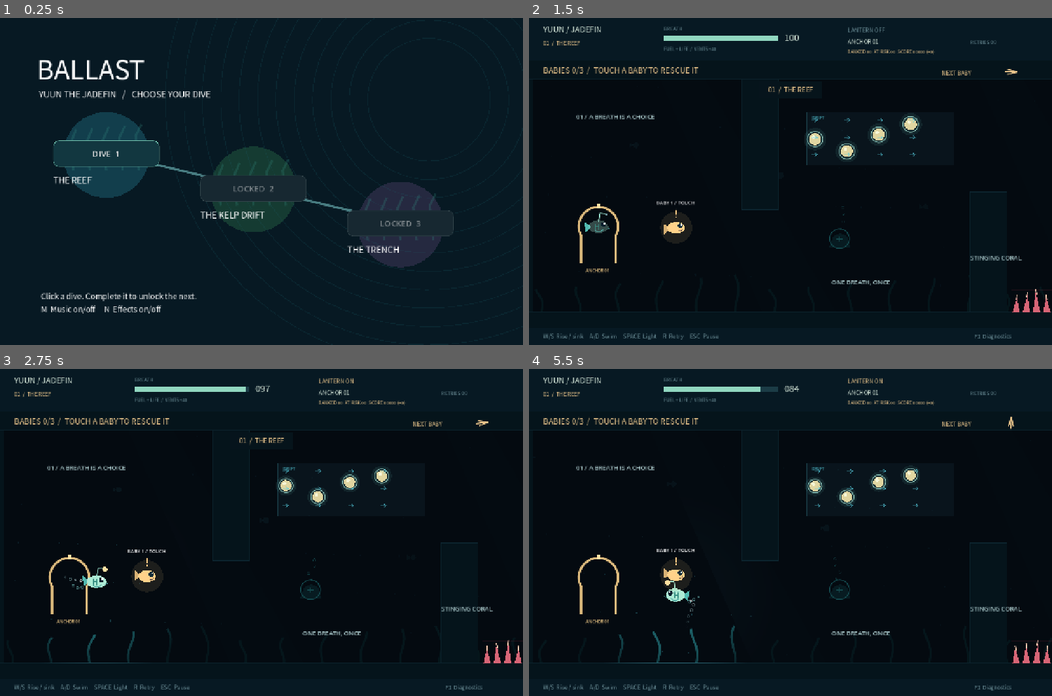
Above: before the commit, frames 1-4 (two rows, left to right).
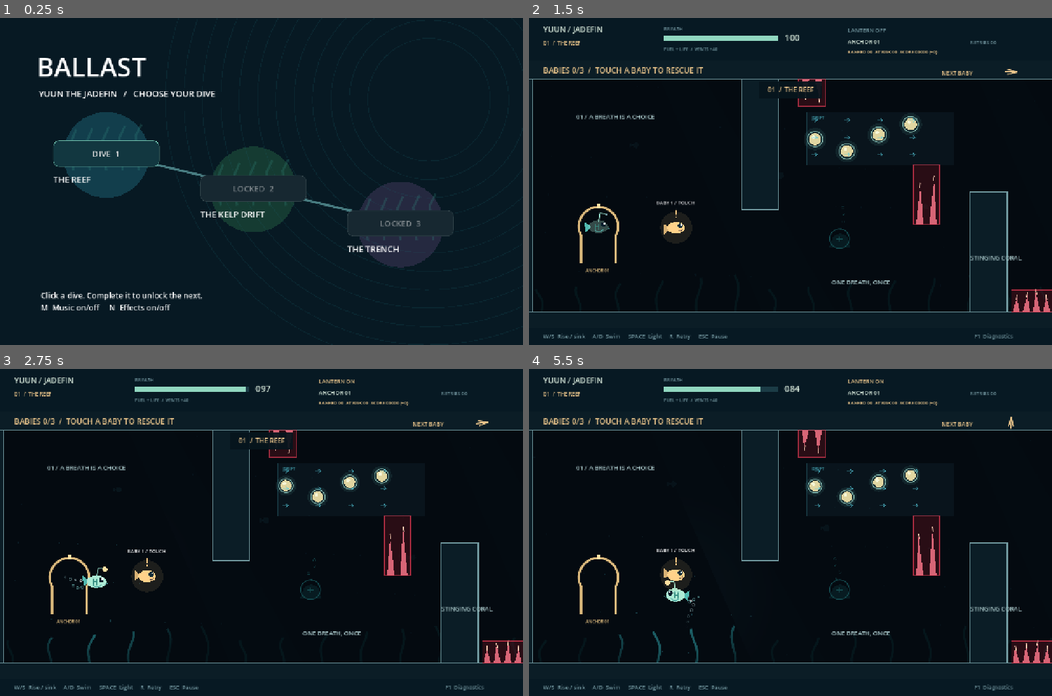
Above: after the commit, the same moments.

Repository: yhan3-ctrl/ballast
Game: Godot game, scene res://scenes/Main.tscn
Same seed, same stepped clock (60 frames per second), same inputs: the game is played once before the commit and once after it. Sound files missing from this copy of the repository are replaced by a short silence.
Inputs:
- Up to frame 1 (0.25 s): no input
- Up to frame 2 (1.5 s): click "DIVE 1" at 0.5 s; click "START CHALLENGE" at 1.25 s
- Up to frame 3 (2.75 s): tap Enter (start) at 2 s; hold D (right) from 2.03 s (still down); hold Space (lantern) from 2.03 s (still down)
- Up to frame 4 (5.5 s): release D (right) at 2.78 s; release Space (lantern) at 2.78 s; hold S (down) 2.78-3.53 s; tap one key every 0.75 s from 2.85 s: Enter (start) M N T; hold D (right) 3.53-4.28 s; hold W (up) 4.28-5.03 s; hold A (left) from 5.03 s (still down)

The runs differ from the first frame. In frame 1, 2.2% of the frame differs, in the area x 7-77%, y 12-91%; in frame 2, 3.8%; in frame 3, 3.8%; in frame 4, 3.9%, in the area x 0-100%, y 2-99%.

Commit message:
Improve coral weaving and danger and route readability

Diff:
--- a/project.godot
+++ b/project.godot
@@ -11,7 +11,7 @@
 [application]
 
 config/name="Ballast"
-config/version="0.8.1"
+config/version="0.8.2"
 run/main_scene="res://scenes/Main.tscn"
 config/features=PackedStringArray("4.7", "GL Compatibility")
 config/icon="res://assets/icon.svg"
--- a/scripts/chapter_menu.gd
+++ b/scripts/chapter_menu.gd
@@ -18,10 +18,6 @@
 	label.size = size
 	label.autowrap_mode = TextServer.AUTOWRAP_WORD_SMART
 	label.add_theme_font_size_override("font_size", font_size)
-	var ui_font := SystemFont.new()
-	ui_font.font_names = PackedStringArray(["Noto Sans CJK SC", "PingFang SC", "Microsoft YaHei", "Arial"])
-	ui_font.allow_system_fallback = true
-	label.add_theme_font_override("font", ui_font)
 	label.mouse_filter = Control.MOUSE_FILTER_IGNORE
 	add_child(label)
 
--- /dev/null
+++ b/scripts/danger_marker.gd
@@ -0,0 +1,9 @@
+extends Node2D
+func _ready() -> void:
+	var mat := CanvasItemMaterial.new()
+	mat.light_mode = CanvasItemMaterial.LIGHT_MODE_UNSHADED
+	material = mat
+func _draw() -> void:
+	draw_colored_polygon(PackedVector2Array([Vector2(0, -58), Vector2(-9, -44), Vector2(9, -44)]), Color("ff6b78"))
+	draw_line(Vector2(0, -54), Vector2(0, -50), Color("351b30"), 2)
+	draw_circle(Vector2(0, -47), 1, Color("351b30"))
--- a/scripts/glimmer.gd
+++ b/scripts/glimmer.gd
@@ -18,6 +18,10 @@
 var alert_left: float = 0.0
 
 func _ready() -> void:
+	var warning := Node2D.new()
+	warning.set_script(preload("res://scripts/danger_marker.gd"))
+	warning.visible = not harmless
+	add_child(warning)
 	collision_layer = 0
 	collision_mask = 1
 	var collider := CollisionShape2D.new()
@@ -87,7 +91,7 @@
 	queue_redraw()
 
 func _draw() -> void:
-	var c := Color("f3aa98") if state == State.ATTRACTED else (Color("91d7c0") if harmless else Color("b7a7ec"))
+	var c := Color("f3aa98") if state == State.ATTRACTED else (Color("91d7c0") if harmless else Color("d7658b"))
 	if alert_left > 0.0:
 		draw_arc(Vector2.ZERO, 33, 0, TAU, 32, Color("ffd191"), 3.0, true)
 	var pulse: float = 1.0 + sin(clock * 3.5) * 0.06
@@ -97,5 +101,13 @@
 		var x: float = -14 + i * 7
 		var line := PackedVector2Array([Vector2(x, 7), Vector2(x + sin(clock * 4 + i) * 5, 18), Vector2(x + sin(clock * 4 + i + 1) * 5, 30)])
 		draw_polyline(line, Color(c, 0.85), 2, true)
-	draw_circle(Vector2(-7, -3), 2.5, Color("283048"))
-	draw_circle(Vector2(7, -3), 2.5, Color("283048"))
+	if harmless:
+		draw_circle(Vector2(-7, -3), 2.5, Color("283048"))
+		draw_circle(Vector2(7, -3), 2.5, Color("283048"))
+	else:
+		for side in [-1.0, 1.0]:
+			draw_colored_polygon(PackedVector2Array([Vector2(side * 10, -16), Vector2(side * 23, -30), Vector2(side * 20, -3)]), Color("e7879d"))
+			draw_line(Vector2(side * 4, -1), Vector2(side * 13, -7), Color("fff0b8"), 4, true)
+			draw_colored_polygon(PackedVector2Array([Vector2(side * 3, 8), Vector2(side * 6, 16), Vector2(side * 9, 8)]), Color("fff0b8"))
+		draw_arc(Vector2.ZERO, 35, 0, TAU, 40, Color(1, 0.3, 0.4, 0.35), 2, true)
+		draw_string(ThemeDB.fallback_font, Vector2(-41, -39), "DANGER", HORIZONTAL_ALIGNMENT_LEFT, -1, 12, Color("ff9b96"))
--- a/scripts/hazard.gd
+++ b/scripts/hazard.gd
@@ -35,6 +35,9 @@
 	queue_redraw()
 
 func _draw() -> void:
+	if bounds.position.y <= 150.0:
+		draw_set_transform(Vector2(0, bounds.size.y), 0.0, Vector2(1, -1))
+	draw_rect(Rect2(Vector2.ZERO, bounds.size), Color(0.5, 0.08, 0.13, 0.3))
 	var count := maxi(1, int(bounds.size.x / 22.0))
 	for i in range(count):
 		var x := (i + 0.5) * bounds.size.x / count
@@ -47,4 +50,4 @@
 		])
 		draw_colored_polygon(points, Color("d76576"))
 		draw_line(Vector2(x, bounds.size.y - height + 5), Vector2(x + sway, bounds.size.y - height - 7), Color("ffd0b6"), 2.0, true)
-	draw_rect(Rect2(Vector2.ZERO, bounds.size), Color(0.94, 0.24, 0.34, 0.08), false, 2.0)
+	draw_rect(Rect2(Vector2.ZERO, bounds.size), Color(0.94, 0.24, 0.34, 0.65), false, 2.0)
--- a/scripts/hud.gd
+++ b/scripts/hud.gd
@@ -6,10 +6,7 @@
 var font: Font
 
 func _ready() -> void:
-	var readable := SystemFont.new()
-	readable.font_names = PackedStringArray(["Noto Sans CJK SC", "PingFang SC", "Microsoft YaHei", "Arial"])
-	readable.allow_system_fallback = true
-	font = readable
+	font = ThemeDB.fallback_font
 
 func text(at: Vector2, value: String, size: int = 18, color: Color = INK) -> void:
 	draw_string(font, at, value, HORIZONTAL_ALIGNMENT_LEFT, -1, size, color)
--- a/scripts/world.gd
+++ b/scripts/world.gd
@@ -400,6 +400,8 @@
 			add_flow(Rect2(offset + 680, 230, 360, 130), Vector2.RIGHT, 310 if seg < 2 else 700, "DRIFT" if seg < 2 else "RIP")
 			add_pearl_line(Vector2(offset + 700, 290), Vector2(78, 0), 4, seg)
 			add_hazard(Rect2(offset + 1180, 665, 150, 55))
+			add_hazard(Rect2(offset + 660, 150, 65, 65))
+			add_hazard(Rect2(offset + 940, 360, 65, 145))
 			if seg == 0:
 				add_sign(Vector2(115, 230), "01 / A BREATH IS A CHOICE", "W / S rise & sink. A / D swim.\nFind a vent before your air runs out.")
 				add_sign(Vector2(740, 635), "ONE BREATH, ONCE", "Vents give +40 air. Spent vents reset on death.")
@@ -424,8 +426,11 @@
 			add_pearl_line(Vector2(offset + 650, 250), Vector2(115, 0), 6, seg)
 			add_pearl_line(Vector2(offset + 470, island_y + 175), Vector2(175, 0), 3, seg)
 			add_hazard(Rect2(offset + 1150, 665, 150, 55))
+			add_hazard(Rect2(offset + 590, 150, 65, 60))
+			add_hazard(Rect2(offset + 1100, island_y - 55, 65, 55))
+			add_hazard(Rect2(offset + 560, 650, 65, 70))
 			add_glimmer(Rect2(offset + 650, island_y + 145, 420, 700 - island_y - 145), seg)
-			add_sign(Vector2(offset + 210, 260), "PEARLS ABOVE / CURRENT BELOW", "")
+			add_sign(Vector2(offset + 210, 260), "UPPER ROUTE  ^  /  LOWER ROUTE  v", "")
 		else:
 			# First two chambers alternate low and high gates; finale climbs to the nest.
 			var gap_y: float = [440.0, 300.0, 440.0][seg]
@@ -436,6 +441,8 @@
 			add_flow(Rect2(offset + 970, gap_y + 10, 380, 95), Vector2.RIGHT, 420, "DRIFT")
 			add_pearl_line(Vector2(offset + 1020, gap_y + 45), Vector2(90, 0), 4, seg)
 			add_hazard(Rect2(offset + 1170, 665, 120, 55))
+			add_hazard(Rect2(offset + 310, 150, 65, 220))
+			add_hazard(Rect2(offset + 455, 585, 65, 135))
 			if seg == 1:
 				add_wall(Rect2(offset + 1230, 420, 100, 300))
 				add_vent(Vector2(offset + 1420, 320), seg)
@@ -457,12 +464,15 @@
 	body.add_child(collision)
 	var poly := Polygon2D.new()
 	poly.polygon = PackedVector2Array([Vector2.ZERO, Vector2(rect.size.x, 0), rect.size, Vector2(0, rect.size.y)])
-	poly.color = Color("316c70") if gate else Color("163743")
+	poly.color = Color("316c70") if gate else Color("34515e")
 	body.add_child(poly)
 	var edge := Line2D.new()
 	edge.points = PackedVector2Array([Vector2.ZERO, Vector2(rect.size.x, 0), rect.size, Vector2(0, rect.size.y), Vector2.ZERO])
-	edge.width = 2
-	edge.default_color = Color("80c6bf") if gate else Color("376371")
+	edge.width = 3
+	edge.default_color = Color("80c6bf") if gate else Color("71999f")
+	var outline_material := CanvasItemMaterial.new()
+	outline_material.light_mode = CanvasItemMaterial.LIGHT_MODE_UNSHADED
+	edge.material = outline_material
 	body.add_child(edge)
 	var occluder := LightOccluder2D.new()
 	var polygon := OccluderPolygon2D.new()
--- a/tests/test_routes.gd
+++ b/tests/test_routes.gd
@@ -6,6 +6,9 @@
 func clear_at(world, point: Vector2) -> bool:
 	for wall in world.walls:
 		if wall.grow(18).has_point(point):
+			return false
+	for hazard in world.hazards:
+		if hazard.bounds.grow(18).has_point(point):
 			return false
 	return true
 func reachable(world, start: Vector2, target: Vector2) -> bool:
Not shown, changed: export_presets.cfg
Not shown, added: scripts/danger_marker.gd.uid
Not shown, changed: GDD.md
Not shown, changed: PLAYTEST.md
Not shown, changed: README.md
Not shown, changed: docs/BUILD-VERIFICATION.md
